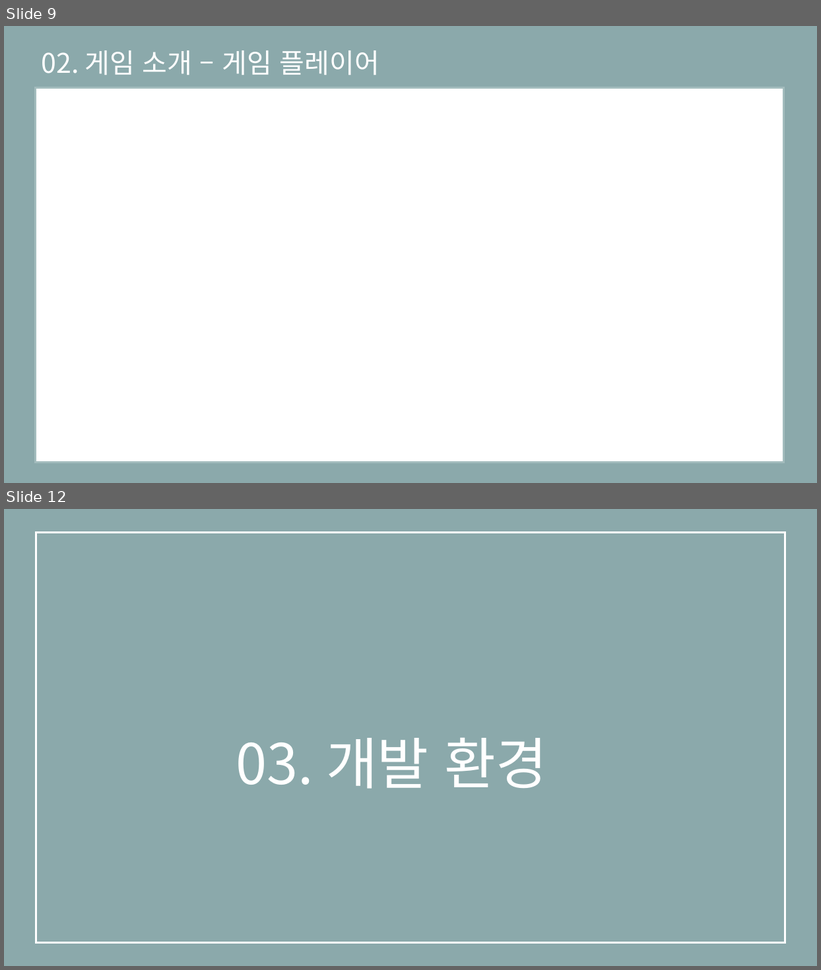
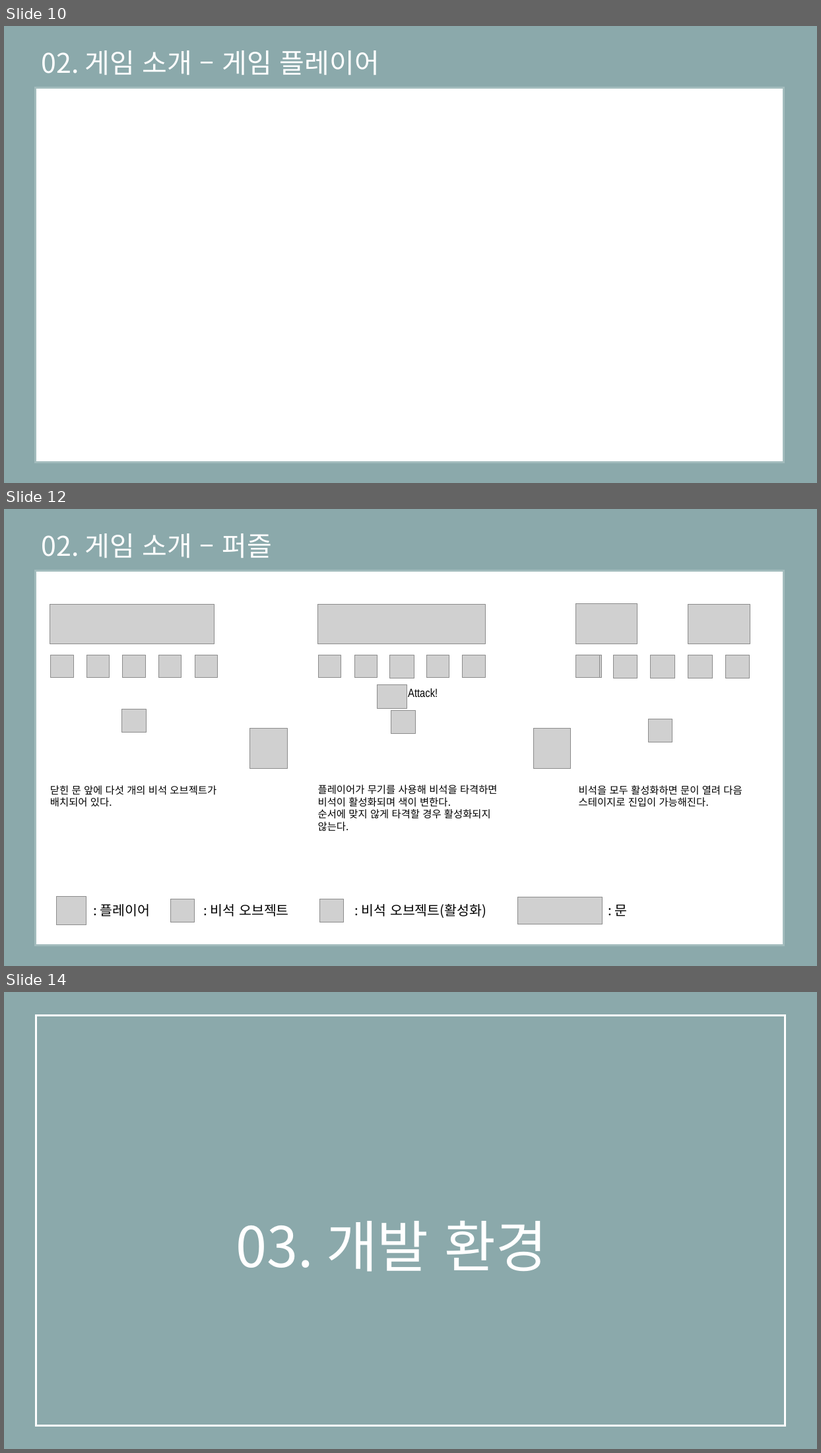
Before and after one commit to eunjiyun/Graduation_Work, a slide deck: Game_Design/2019184003 김 선아 장르 제안서.pptx. Shown one above the other, each under a label of ours: slides 9 and 12 before the commit, slides 10, 12 and 14 after it; the slides between them are not shown. The pictures are 821x970 and 821x1453 pixels, drawn with LibreOffice and Linux fonts; fonts in the diff are those of the drawing; grey boxes stand for pictures. Boxes give left, top, right and bottom in pixels: in the first picture for what was removed or moved away, otherwise in the second. Text is boxed around its words. In the diff, an @@ line names an element or a change of style, - is before the commit and + after.

```diff
--- a/Game_Design/2019184003 김 선아 장르 제안서.pptx
+++ b/Game_Design/2019184003 김 선아 장르 제안서.pptx
@@ slide 12 added at bbox=[4, 509, 817, 966], background #8BA9AB @@
@@ text added at bbox=[42, 533, 273, 558], 32 pt, text #FFFFFF @@
+02. 게임 소개 – 퍼즐
@@ rectangle added at bbox=[35, 570, 784, 945], fill #FFFFFF, outline #A3BCBD 2.25 pt @@
@@ picture added at bbox=[50, 604, 215, 644] @@
@@ picture added at bbox=[318, 604, 486, 644] @@
@@ picture added at bbox=[576, 603, 638, 644] @@
@@ picture added at bbox=[688, 604, 750, 644] @@
@@ group added at bbox=[51, 656, 217, 678]: 5 pictures @@
@@ group added at bbox=[319, 656, 485, 678]: 4 pictures @@
@@ picture added at bbox=[390, 656, 415, 679] @@
@@ picture added at bbox=[576, 655, 601, 678] @@
@@ picture added at bbox=[578, 655, 603, 678] @@
@@ picture added at bbox=[613, 656, 638, 679] @@
@@ picture added at bbox=[651, 656, 675, 679] @@
@@ picture added at bbox=[688, 656, 713, 679] @@
@@ picture added at bbox=[725, 656, 750, 679] @@
@@ picture added at bbox=[378, 685, 407, 709] @@
@@ text added at bbox=[408, 689, 438, 697], 14 pt, text #000000 @@
+Attack!
@@ picture added at bbox=[122, 709, 147, 732] @@
@@ picture added at bbox=[391, 711, 416, 734] @@
@@ picture added at bbox=[649, 720, 673, 743] @@
@@ picture added at bbox=[250, 729, 288, 769] @@
@@ picture added at bbox=[533, 729, 571, 769] @@
@@ text added at bbox=[50, 786, 217, 807], 12 pt, text #000000 @@
+닫힌 문 앞에 다섯 개의 비석 오브젝트가 배치되어 있다.
@@ text added at bbox=[318, 785, 498, 832], 12 pt, text #000000 @@
+플레이어가 무기를 사용해 비석을 타격하면 비석이 활성화되며 색이 변한다.
+순서에 맞지 않게 타격할 경우 활성화되지 않는다.
@@ text added at bbox=[579, 786, 742, 807], 12 pt, text #000000 @@
+비석을 모두 활성화하면 문이 열려 다음 스테이지로 진입이 가능해진다.
@@ picture added at bbox=[56, 897, 86, 925] @@
@@ text added at bbox=[100, 904, 150, 917], 16 pt, text #000000 @@
+: 플레이어
@@ picture added at bbox=[170, 900, 195, 923] @@
@@ text added at bbox=[211, 904, 288, 917], 16 pt, text #000000 @@
+: 비석 오브젝트
@@ picture added at bbox=[319, 900, 344, 923] @@
@@ text added at bbox=[362, 904, 486, 918], 16 pt, text #000000 @@
+: 비석 오브젝트(활성화)
@@ picture added at bbox=[517, 898, 603, 925] @@
@@ text added at bbox=[615, 905, 628, 917], 16 pt, text #000000 @@
+: 문
@@ what was slide 9 is now slide 10 @@
@@ what was slide 12 is now slide 14 @@
```
Also in this commit, not shown: 3 slides changed, 3 other slides added, 2 slides removed.
